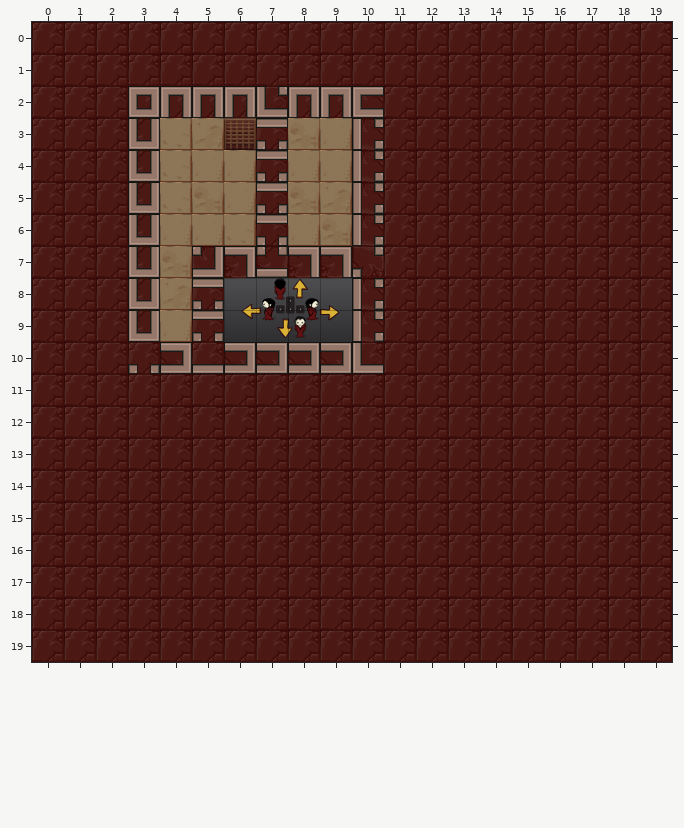
Two versions of a level (Tiled map, assets/levels/newgrounds_release/t0.tmx). Above: the version before the commit.
Cells are 128x128 px. Shown: x 0..19, y 0..19.
Once edited:
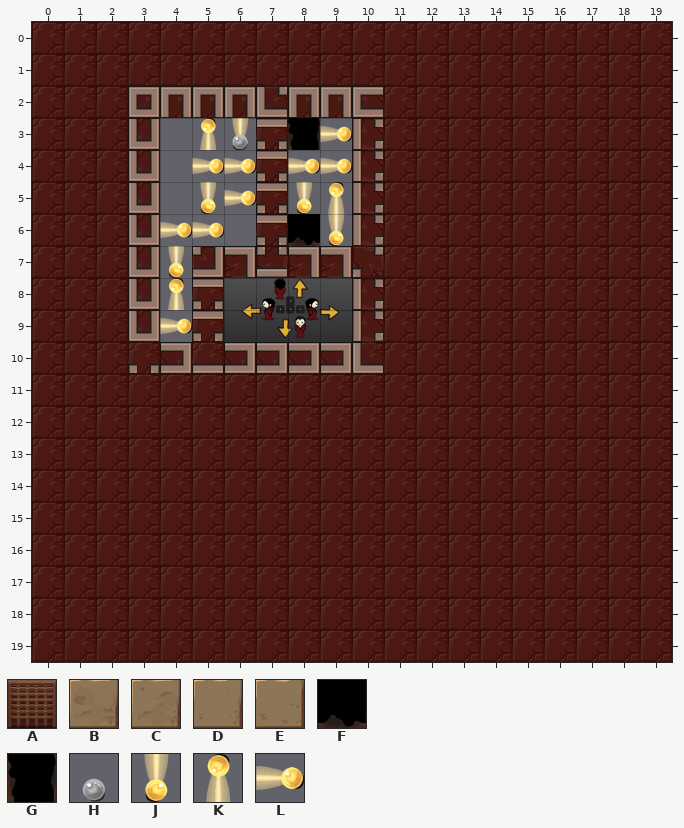
Key: from "exit": A 0; from "floors": B 0, C 1, D 2, E 3; from "holes": F 8, G 12; from "orb_sheet": H 3, J 4, K 5, L 6.
_ is an empty cell.
Objects are placed by their top-left corner, in cells (3,4 is the top-left corner of cell 3,4); size is 1x1 cell unless given.
The exact change:
Layer "Floor":
y 3: x 4..6 ECB -> _KJ; x 8..9 BD -> JL
y 4: x 4..6 EDD -> _LL; x 8..9 DD -> LL
y 5: x 4..6 EBD -> _JL; x 8..9 BC -> JK
y 6: x 4..6 DDE -> LL_; x 8..9 DB -> LJ
y 7: x 4 B -> J
y 8: x 4 C -> K
y 9: x 4 D -> L
Layer "Light":
added: G "lightSwitch" at 8,3
added: F "lightOrb" at 8,6
Layer "Exit":
changed: A "exit" at 6,3 -> H "exit" at 6,3
